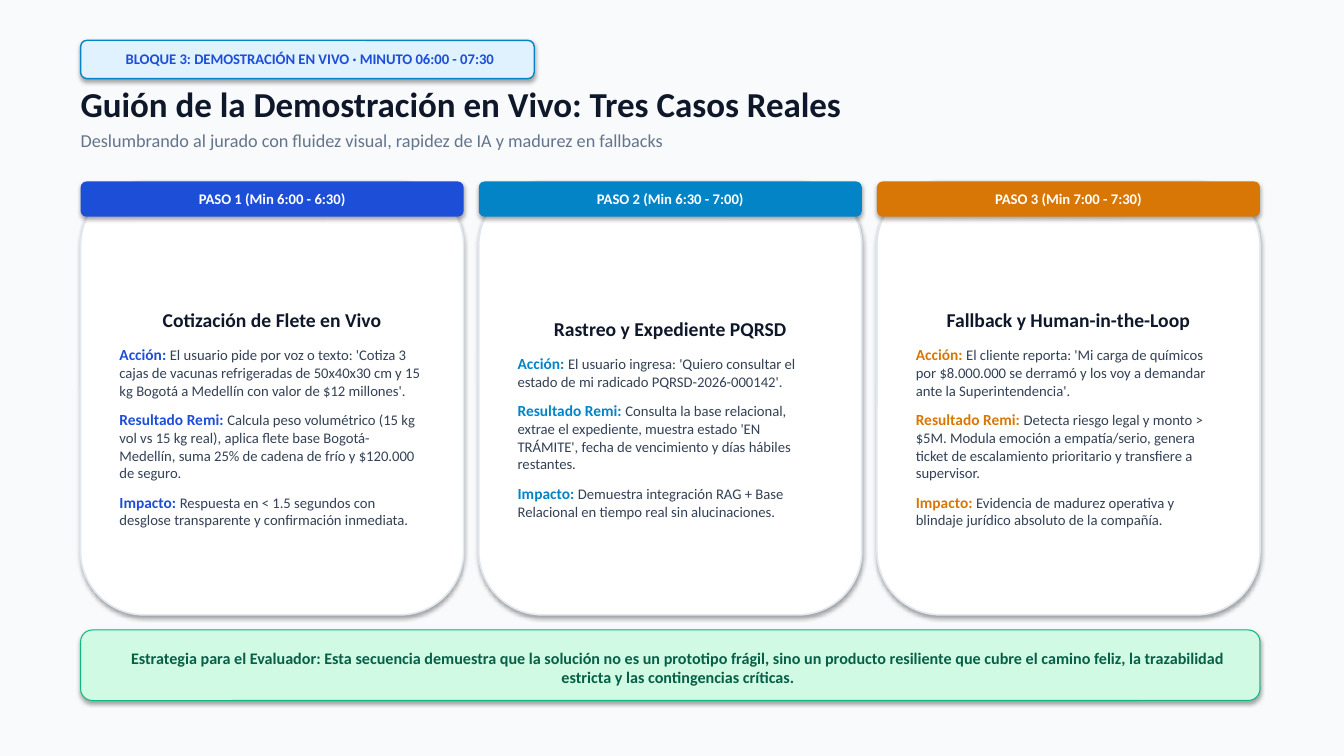
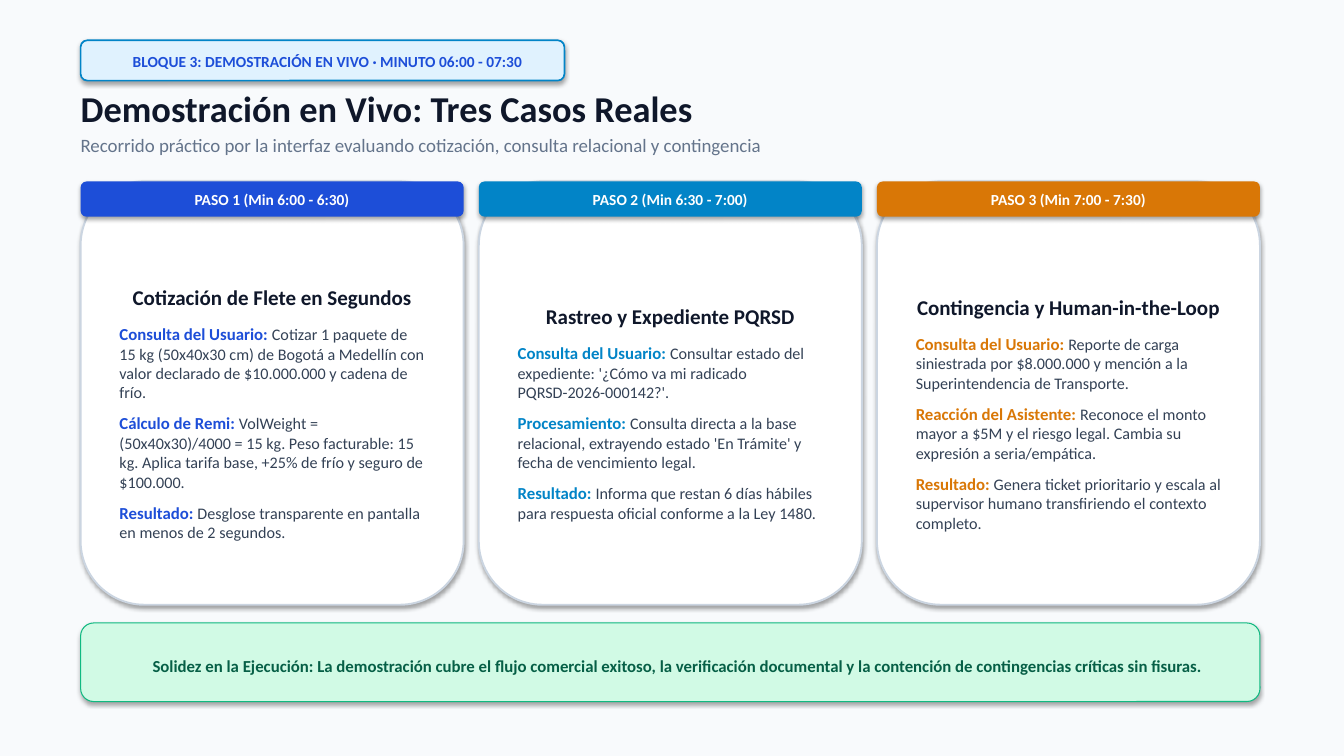
Before and after one commit to jorgemarazba/Kodotokai, a slide deck: slide 8 of TransLogix_Pitch_KodoTakai_2026.pptx (slide 9 before the commit). Drawn at 1344x756 pixels with LibreOffice and Linux fonts; fonts in the diff are those of the drawing. Boxes give left, top, right and bottom in pixels: in the first picture for what was removed or moved away, otherwise in the second. Text is boxed around its words. In the diff, an @@ line names an element or a change of style, - is before the commit and + after.

Commit message:
Reconstruccion de presentacion segun recomendaciones oficiales: rubrica Mejor Proyecto General, datos sustentados y nuevo balance de negocio

```diff
--- a/TransLogix_Pitch_KodoTakai_2026.pptx
+++ b/TransLogix_Pitch_KodoTakai_2026.pptx
@@ rounded rectangle "BLOQUE 3: DEMOSTRACIÓN EN VIVO ...": place and size @@
-rounded rectangle "BLOQUE 3: DEMOSTRACIÓN EN VIVO ..." at (81, 40, 534, 79)
+rounded rectangle "BLOQUE 3: DEMOSTRACIÓN EN VIVO ..." at (81, 40, 565, 81)
@@ rounded rectangle "BLOQUE 3: DEMOSTRACIÓN EN VIVO ..." at (81, 40, 565, 81): size 10.5 to 11 pt; outline #0284C7 1 pt to #0284C7 1.2 pt @@
@@ text at (81, 96, 761, 155): text changed; size 13 to 13.5 pt @@
-Guión de la Demostración en Vivo: Tres Casos Reales
-Deslumbrando al jurado con fluidez visual, rapidez de IA y madurez en fallbacks
+Demostración en Vivo: Tres Casos Reales
+Recorrido práctico por la interfaz evaluando cotización, consulta relacional y contingencia
@@ outline #E2E8F0 1.2 pt to #CBD5E1 1.4 pt in 3 elements at (479, 181, 862, 605), (877, 181, 1260, 605), (81, 181, 464, 605) @@
@@ rounded rectangle "Cotización de Flete en Segundos": place and size @@
-rounded rectangle "Cotización de Flete en Segundos" at (81, 181, 464, 615)
+rounded rectangle "Cotización de Flete en Segundos" at (81, 181, 464, 605)
@@ rounded rectangle "Rastreo y Expediente PQRSD": place and size @@
-rounded rectangle "Rastreo y Expediente PQRSD" at (479, 181, 862, 615)
+rounded rectangle "Rastreo y Expediente PQRSD" at (479, 181, 862, 605)
@@ size 10.5 to 11 pt in 3 elements at (81, 181, 464, 217), (479, 181, 862, 217), (877, 181, 1260, 217) @@
@@ rounded rectangle "Contingencia y Human-in-the-Loop": place and size @@
-rounded rectangle "Contingencia y Human-in-the-Loop" at (877, 181, 1260, 615)
+rounded rectangle "Contingencia y Human-in-the-Loop" at (877, 181, 1260, 605)
@@ text in rounded rectangle at (119, 290, 424, 541): text changed; size 10.5 to 11.5 pt @@
-Cotización de Flete en Vivo
-Acción: El usuario pide por voz o texto: 'Cotiza 3 cajas de vacunas refrigeradas de 50x40x30 cm y 15 kg Bogotá a Medellín con valor de $12 millones'.
-Resultado Remi: Calcula peso volumétrico (15 kg vol vs 15 kg real), aplica flete base Bogotá-Medellín, suma 25% de cadena de frío y $120.000 de seguro.
-Impacto: Respuesta en < 1.5 segundos con desglose transparente y confirmación inmediata.
+Cotización de Flete en Segundos
+Consulta del Usuario: Cotizar 1 paquete de 15 kg (50x40x30 cm) de Bogotá a Medellín con valor declarado de $10.000.000 y cadena de frío.
+Cálculo de Remi: VolWeight = (50x40x30)/4000 = 15 kg. Peso facturable: 15 kg. Aplica tarifa base, +25% de frío y seguro de $100.000.
+Resultado: Desglose transparente en pantalla en menos de 2 segundos.
@@ text in rounded rectangle at (546, 309, 794, 328): size 14 to 15 pt in "Rastreo y Expediente PQRSD" @@
@@ text in rounded rectangle at (916, 300, 1220, 532): text changed; size 10.5 to 11.5 pt @@
-Fallback y Human-in-the-Loop
-Acción: El cliente reporta: 'Mi carga de químicos por $8.000.000 se derramó y los voy a demandar ante la Superintendencia'.
-Resultado Remi: Detecta riesgo legal y monto > $5M. Modula emoción a empatía/serio, genera ticket de escalamiento prioritario y transfiere a supervisor.
-Impacto: Evidencia de madurez operativa y blindaje jurídico absoluto de la compañía.
+Contingencia y Human-in-the-Loop
+Consulta del Usuario: Reporte de carga siniestrada por $8.000.000 y mención a la Superintendencia de Transporte.
+Reacción del Asistente: Reconoce el monto mayor a $5M y el riesgo legal. Cambia su expresión a seria/empática.
+Resultado: Genera ticket prioritario y escala al supervisor humano transfiriendo el contexto completo.
@@ text in rounded rectangle at (518, 347, 816, 522): text changed; size 10.5 to 11.5 pt @@
-Acción: El usuario ingresa: 'Quiero consultar el estado de mi radicado PQRSD-2026-000142'.
-Resultado Remi: Consulta la base relacional, extrae el expediente, muestra estado 'EN TRÁMITE', fecha de vencimiento y días hábiles restantes.
-Impacto: Demuestra integración RAG + Base Relacional en tiempo real sin alucinaciones.
+Consulta del Usuario: Consultar estado del expediente: '¿Cómo va mi radicado PQRSD-2026-000142?'.
+Procesamiento: Consulta directa a la base relacional, extrayendo estado 'En Trámite' y fecha de vencimiento legal.
+Resultado: Informa que restan 6 días hábiles para respuesta oficial conforme a la Ley 1480.
@@ rounded rectangle "Solidez en la Ejecución: La ...": place and size @@
-rounded rectangle "Solidez en la Ejecución: La ..." at (81, 630, 1260, 701)
+rounded rectangle "Solidez en la Ejecución: La ..." at (81, 623, 1260, 702)
@@ text in rounded rectangle at (153, 660, 1201, 675): text changed; size 11.5 to 12 pt @@
-Estrategia para el Evaluador: Esta secuencia demuestra que la solución no es un prototipo frágil, sino un producto resiliente que cubre el camino feliz, la trazabilidad estricta y las contingencias críticas.
+Solidez en la Ejecución: La demostración cubre el flujo comercial exitoso, la verificación documental y la contención de contingencias críticas sin fisuras.
```
Also in this commit, not shown: 7 other slides changed, 3 slides added, 4 slides removed.
